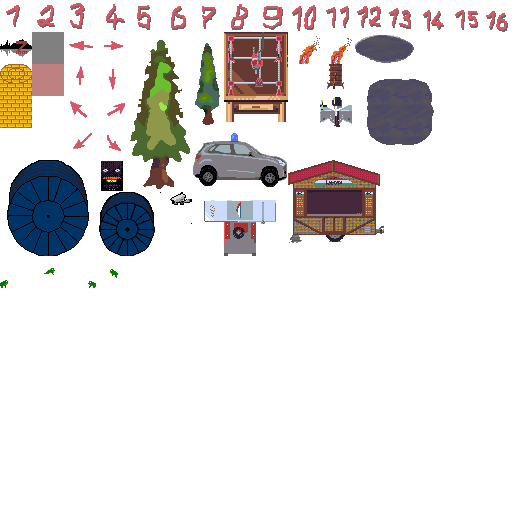
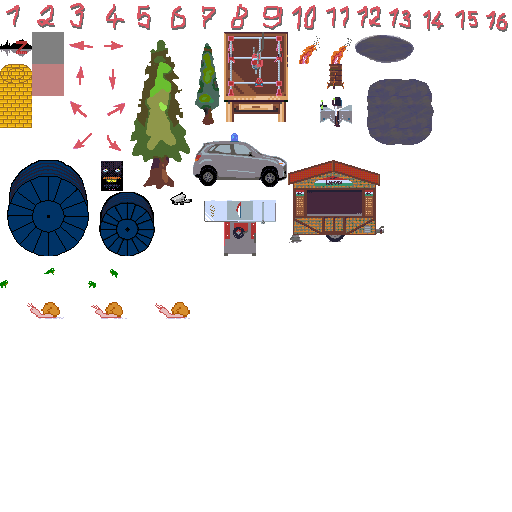
The second (512, 512) image is a revision of the first. Changes to its layers:
pixels changed over [27, 192, 192, 319] (layer not identified)
